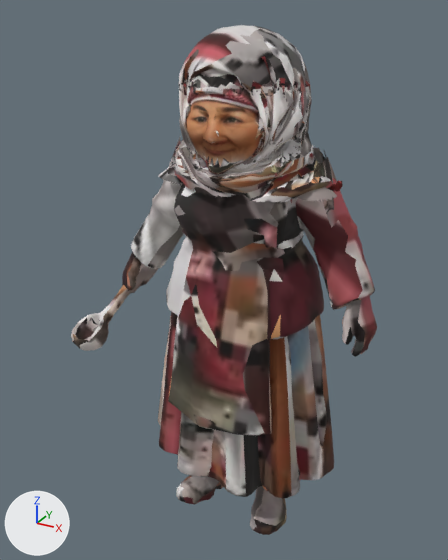
The glTF model public/assets/nalati/models/people/faces-paint/cook.gen.phone.glb: old version first, new version second.
The view is the same before and after, from a 50 mm lens placed at (0.934, -1.719, 1.797), pointed at (-0.02, 0.016, 0.929). Lighting does not change. The marker at lower left points along +X, +Y and +Z. The older version comes first. Where no turn or scale is listed for an object, it has been applied to the vertices. Vertices at exactly the same position are counted once.

Before the edit, the objects in view are built like this:
```python
me_cook_raw = bpy.data.meshes.new('cook.raw')
me_cook_raw.from_pydata(...)  # 4773 vertices, 9254 faces; spans x -0.53..0.53, y -0.27..0.27, z -0.88..0.88
me_cook_raw.materials.append(mat_atlas_001)  # picture img_atlas
ob_cook_raw = bpy.data.objects.new('cook.raw', me_cook_raw)
ob_cook_raw.location = (0.0, 0.0, 0.876)
```
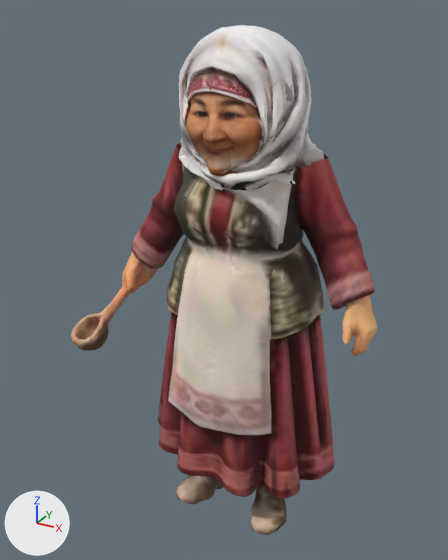
Changed parts and their boxes (x1, y1, x2, y2) in the pictures (448 x 560 px; the box of a moved part takes in the faces that stretch with it):
```json
{"part": 1, "of": "me_cook_raw", "change": "moved or reshaped", "before": [158, 25, 343, 204], "after": [175, 25, 337, 204]}
{"part": 2, "of": "me_cook_raw", "change": "surface changed", "before": [71, 25, 377, 535], "after": [71, 25, 377, 535]}
```

Scene script edits in JSON lines:
```json
{"block": "me_cook_raw", "where": "# used by ob_cook_raw; location = (0.0, 0.0, 0.876)"}
{"op": "remove", "block": "me_cook_raw", "code": "me_cook_raw.from_pydata(...)  # 4773 vertices, 9254 faces; spans x -0.53..0.53, y -0.27..0.27, z -0.88..0.88"}
{"op": "add", "block": "me_cook_raw", "code": "me_cook_raw.from_pydata(...)  # 4687 vertices, 9180 faces; spans x -0.53..0.53, y -0.27..0.27, z -0.88..0.88"}
{"block": "me_cook_raw", "change": "me_cook_raw part 1: 110 vertices moved from x -0.15..0.31, y -0.2..0.2, z 0.43..0.85 to x -0.16..0.31, y -0.2..0.18, z 0.43..0.85; 1040 vertices removed from x -0.23..0.38, y -0.21..0.2, z 0.41..0.87; 954 vertices added at x -0.2..0.31, y -0.23..0.18, z 0.43..0.87"}
{"block": "me_cook_raw", "change": "me_cook_raw part 2: 6004 kept faces spanning x -0.53..0.53, y -0.27..0.27, z -0.88..0.88 get new texture (UV) coordinates"}
```
